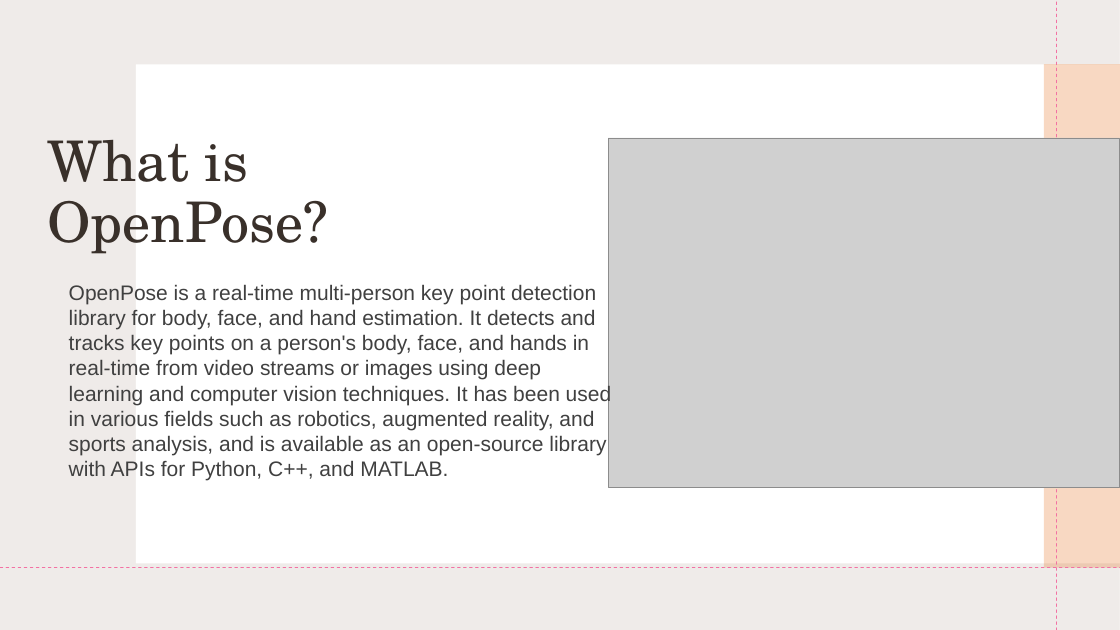
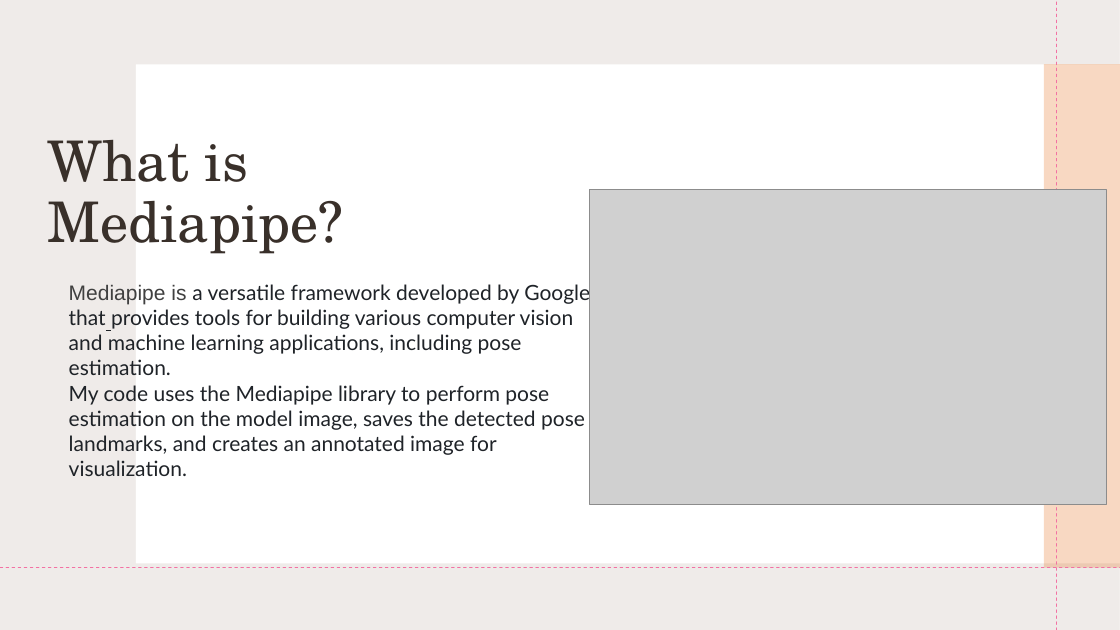
Before and after one commit to shirsneh/virtual_clothes_try_on_assistant, a slide deck: slide 10 of project presentation.pptx. Drawn at 1120x630 pixels with LibreOffice and Linux fonts; fonts in the diff are those of the drawing; grey boxes stand for pictures. Boxes give left, top, right and bottom in pixels: in the first picture for what was removed or moved away, otherwise in the second. Text is boxed around its words. In the diff, an @@ line names an element or a change of style, - is before the commit and + after.

```diff
--- a/project presentation.pptx
+++ b/project presentation.pptx
@@ title at (x1=47, y1=140, x2=344, y2=254): text changed @@
-What is OpenPose?
+What is Mediapipe?
@@ picture resized from (x1=608, y1=138, x2=1120, y2=487) to (x1=590, y1=190, x2=1107, y2=504) @@
@@ text at (x1=69, y1=282, x2=590, y2=476): text changed; font Arial to Lato; text colour #404040 to #1F2328 @@
-OpenPose is a real-time multi-person key point detection library for body, face, and hand estimation. It detects and tracks key points on a person's body, face, and hands in real-time from video streams or images using deep learning and computer vision techniques. It has been used in various fields such as robotics, augmented reality, and sports analysis, and is available as an open-source library with APIs for Python, C++, and MATLAB.
+Mediapipe is a versatile framework developed by Google
+that provides tools for building various computer vision and machine learning applications, including pose estimation.
+My code uses the Mediapipe library to perform pose estimation on the model image, saves the detected pose landmarks, and creates an annotated image for
+visualization.
```
Also in this commit, not shown: 9 other slides changed, 3 slides added, 1 other file.
